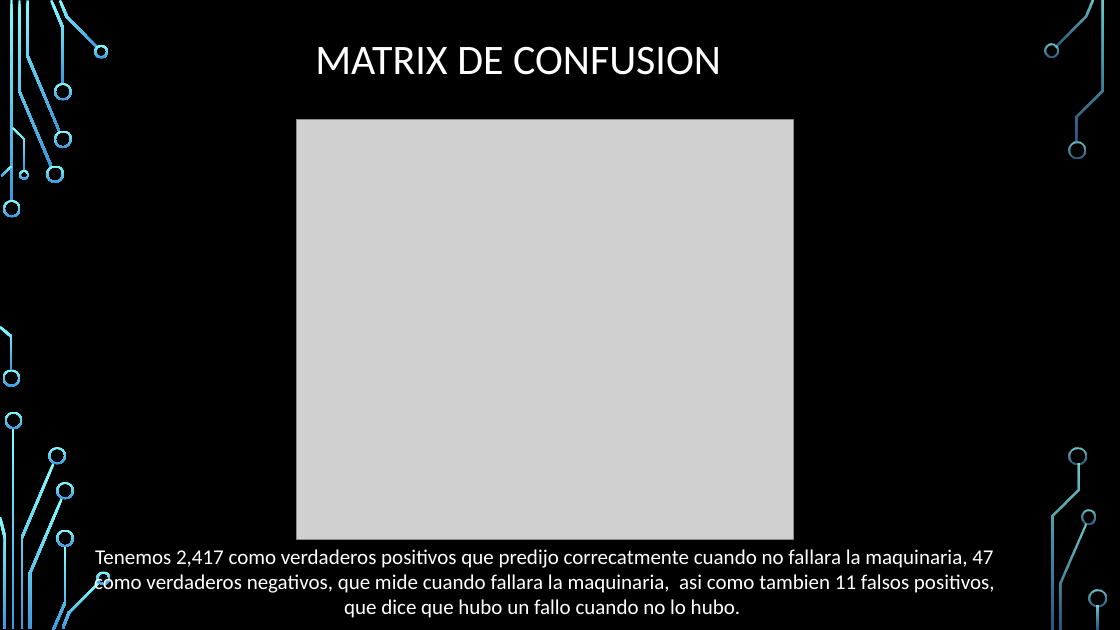
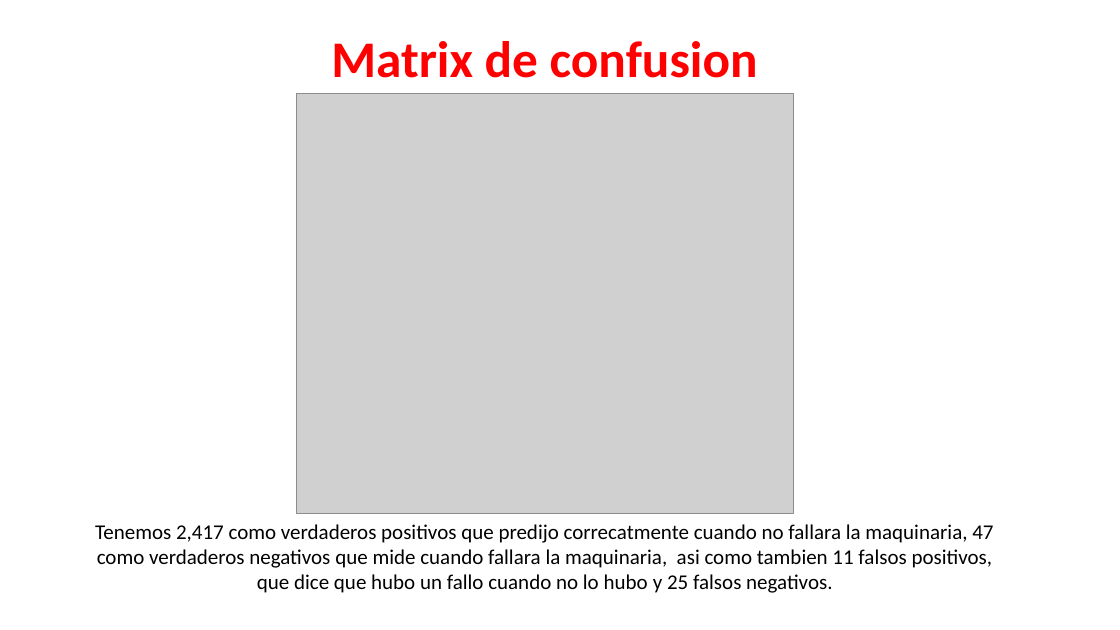
Before and after one commit to jhonnydss/Project_Maintenance, a slide deck: slide 15 of Proyecto_2.pptx (slide 14 before the commit). Drawn at 1120x630 pixels with LibreOffice and Linux fonts; fonts in the diff are those of the drawing; grey boxes stand for pictures; background and template pictures are left out. Boxes give left, top, right and bottom in pixels: in the first picture for what was removed or moved away, otherwise in the second. Text is boxed around its words. In the diff, an @@ line names an element or a change of style, - is before the commit and + after.

```diff
--- a/Proyecto_2.pptx
+++ b/Proyecto_2.pptx
@@ background picture (left out) to #FFFFFF @@
@@ title at (331,41,758,78): text changed; size 36 to 44 pt; text colour #FFFFFF to #FF0000; bold on @@
-MATRIX DE CONFUSION
+Matrix de confusion
@@ picture: place and size @@
-picture at (297,119,793,539)
+picture at (297,94,793,514)
@@ text at (95,524,993,593): text changed; text colour #FFFFFF to #000000 @@
-Tenemos 2,417 como verdaderos positivos que predijo correcatmente cuando no fallara la maquinaria, 47 como verdaderos negativos, que mide cuando fallara la maquinaria, asi como tambien 11 falsos positivos, que dice que hubo un fallo cuando no lo hubo.
+Tenemos 2,417 como verdaderos positivos que predijo correcatmente cuando no fallara la maquinaria, 47 como verdaderos negativos que mide cuando fallara la maquinaria, asi como tambien 11 falsos positivos, que dice que hubo un fallo cuando no lo hubo y 25 falsos negativos.
@@ group removed at (0,0,1107,630): 33 freeform shapes, 3 rectangles @@
```
Also in this commit, not shown: 15 other slides changed, 4 slides added, 1 slide removed.
